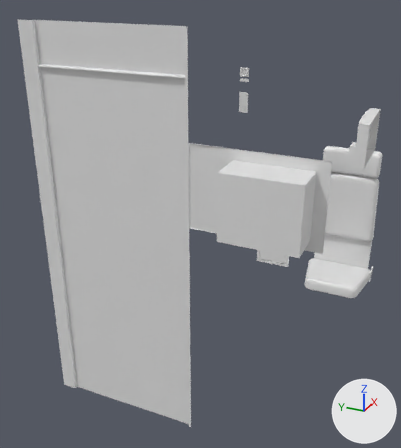
Two versions of the FBX model Assets/Fbx/Vagon/Vagon_CR/Vagon_CR_Details_01.fbx, one commit apart.
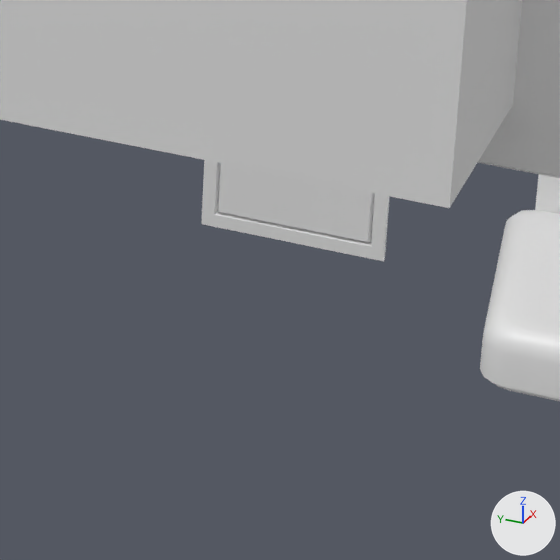
Each version is shown whole from a 50 mm camera at (5.699, -1.752, 3.783) aimed at (8.461, -0.509, 2.402), then close up on the part from 55% to 79% of the width and 50% to 71% of the height. The axes (+X, +Y, +Z) are drawn at lower right. The lights are the same throughout. Where no turn or scale is listed for an object, it has been applied to the vertices.

The first close-up shows 'Vagon_CR_Details_01'.
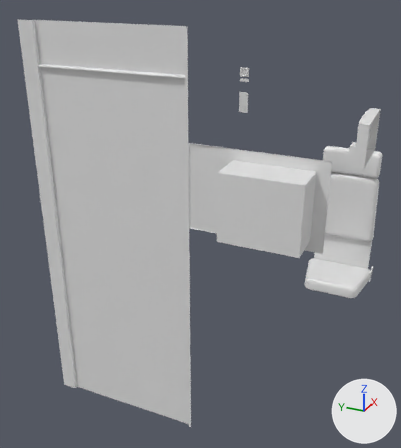
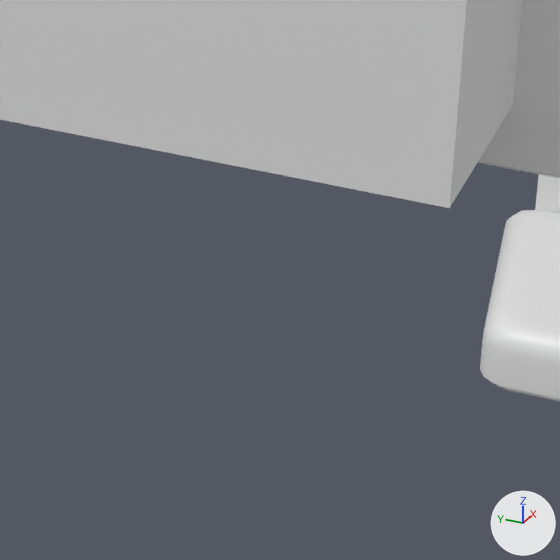
The change, as a diff of the scene's bpy script:
```diff
--- a/Assets/Fbx/Vagon/Vagon_CR/Vagon_CR_Details_01.fbx.py
+++ b/Assets/Fbx/Vagon/Vagon_CR/Vagon_CR_Details_01.fbx.py
@@ me_vagon_cr_details_01 @@
 me_vagon_cr_details_01.from_pydata(...)  # 3278 vertices, 3420 faces; spans x 7.72..9.4, y -1.48..0.19, z 1.38..3.57
 # used by ob_vagon_cr_details_01; location = (0.0, 0.0, 0.0)
+# me_vagon_cr_details_01 part 1: the loose piece of 20 vertices spanning x 9.09, y -0.9..-0.67, z 1.88..2.04 is deleted
 me_vagon_cr_details_01.materials.append(mat_im_cr_detals)
```

Where the change shows, as pixel boxes [x1, y1, x2, y2] in the close-ups (560 x 560 px):
part 1 of me_vagon_cr_details_01, deleted
    before: [201, 160, 390, 261]
